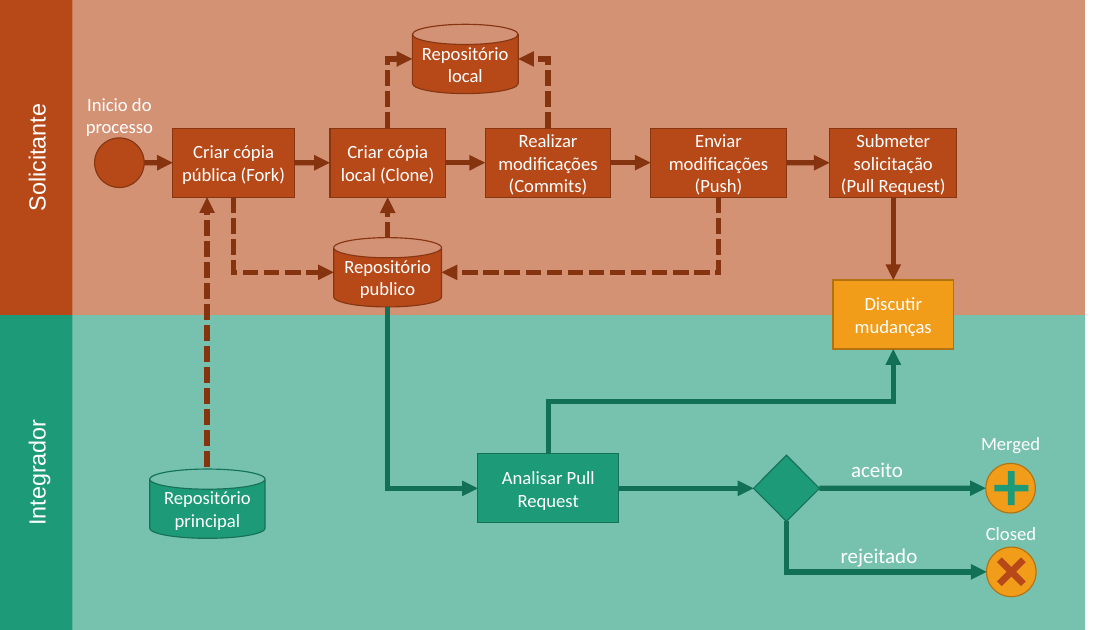
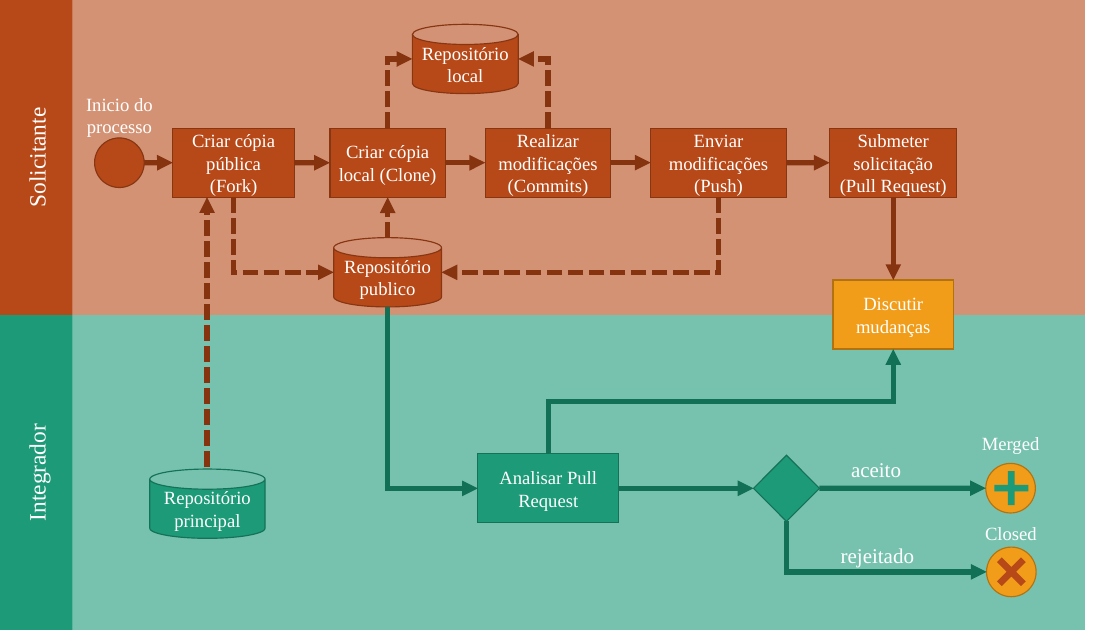
Before and after one commit to mscmateus/tcc, a slide deck: slide 3 of TCC/versões/imagens/imagens.pptx. Drawn at 1120x630 pixels with LibreOffice and Linux fonts; fonts in the diff are those of the drawing. Boxes give left, top, right and bottom in pixels: in the first picture for what was removed or moved away, otherwise in the second. Text is boxed around its words. In the diff, an @@ line names an element or a change of style, - is before the commit and + after.

```diff
--- a/TCC/versões/imagens/imagens.pptx
+++ b/TCC/versões/imagens/imagens.pptx
@@ rectangle "Solicitante" at box(0, 0, 73, 315): font Arial to Times New Roman @@
@@ rectangle "Integrador" at box(0, 315, 73, 630): font Arial to Times New Roman @@
@@ font Calibri to Times New Roman in 15 elements at box(173, 129, 295, 197), box(330, 129, 445, 197), box(486, 129, 611, 197), box(651, 129, 787, 197), box(830, 129, 958, 197), box(833, 280, 954, 349), box(334, 238, 441, 307), box(413, 24, 518, 93), box(86, 98, 153, 138), box(478, 454, 619, 523), box(150, 469, 265, 538), box(982, 437, 1040, 454), box(985, 527, 1037, 540), box(851, 463, 901, 477), box(841, 548, 914, 568) @@
```
Also in this commit, not shown: 3 other slides changed, 26 other files.
